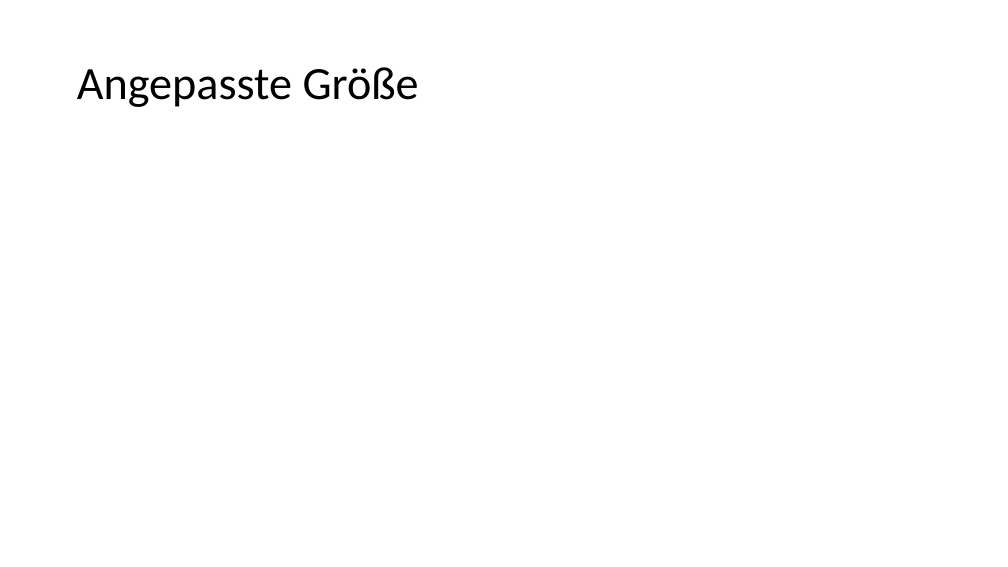
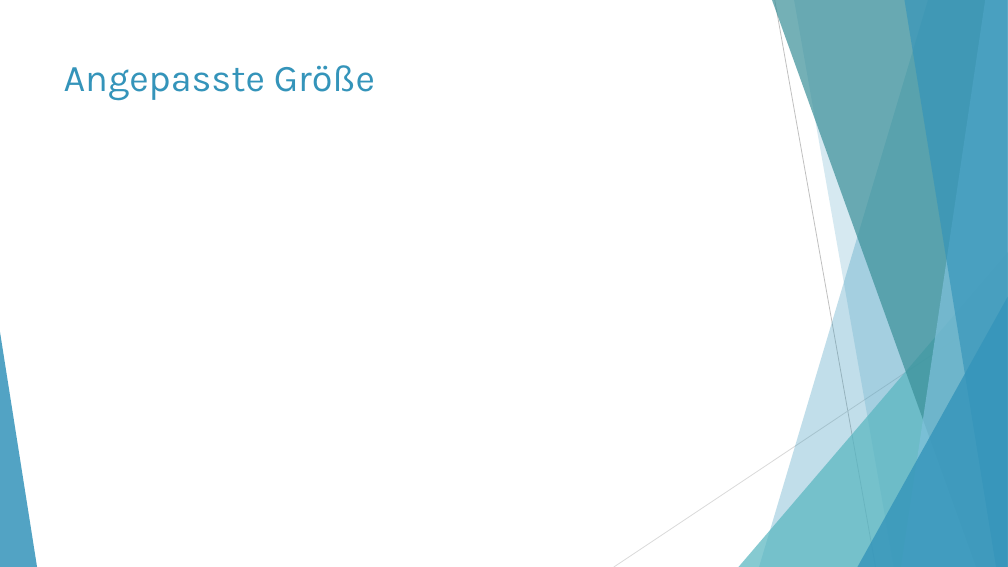
Before and after one commit to moritzhe/algokarto, a slide deck: slide 6 of Wang-Müller.pptx. Drawn at 1008x567 pixels with LibreOffice and Linux fonts; fonts in the diff are those of the drawing; grey boxes stand for pictures. Boxes give left, top, right and bottom in pixels: in the first picture for what was removed or moved away, otherwise in the second. Text is boxed around its words. In the diff, an @@ line names an element or a change of style, - is before the commit and + after.

Commit message:
Add design to presentation

```diff
--- a/Wang-Müller.pptx
+++ b/Wang-Müller.pptx
@@ title "Angepasste Größe": place and size @@
-title "Angepasste Größe" at (77, 67, 419, 107)
+title "Angepasste Größe" at (64, 65, 375, 101)
@@ title "Angepasste Größe" at (64, 65, 375, 101): size 44 to 36 pt, font Calibri to Karla, text colour #000000 to #3494BA; line spacing 0.9 to 1; vertical alignment middle to top @@
@@ group added at (0, 0, 1008, 567): 5 freeform shapes, 3 triangles, 2 lines @@
```
Also in this commit, not shown: 14 other slides changed, 1 slide added, 1 slide removed.
